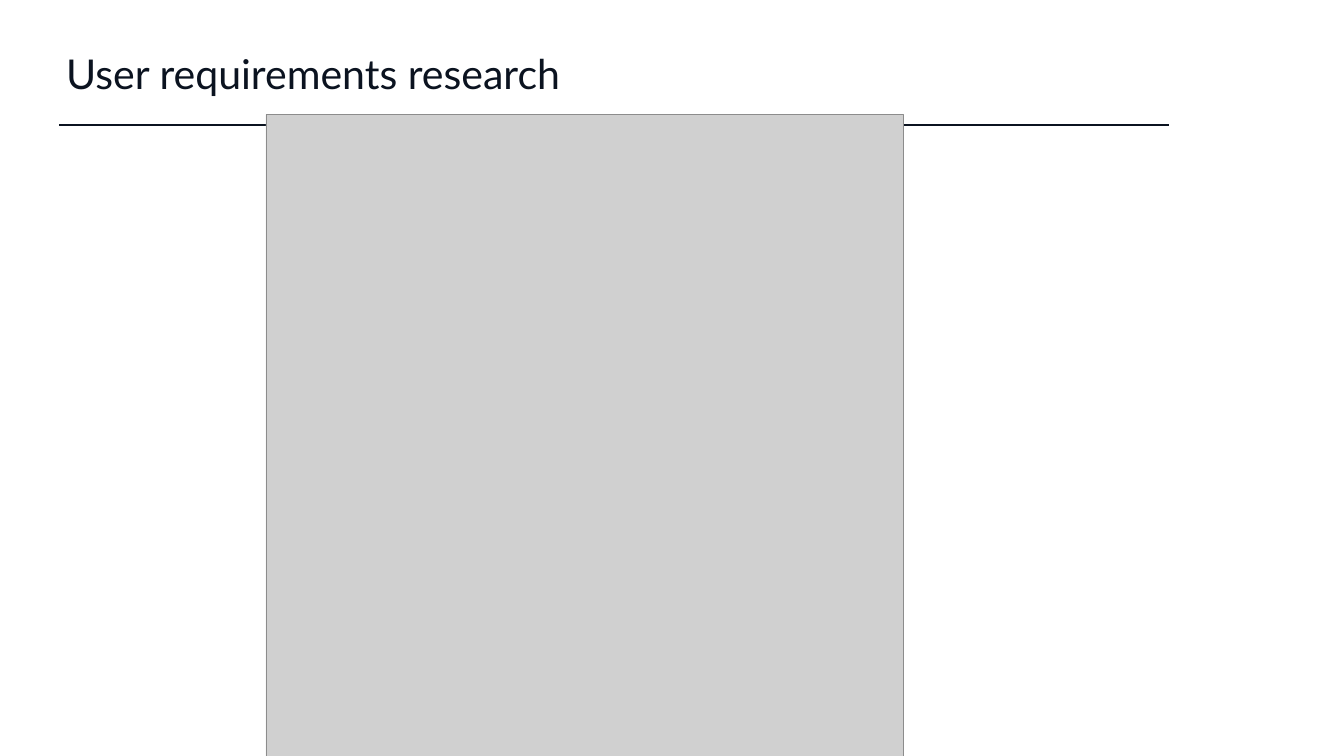
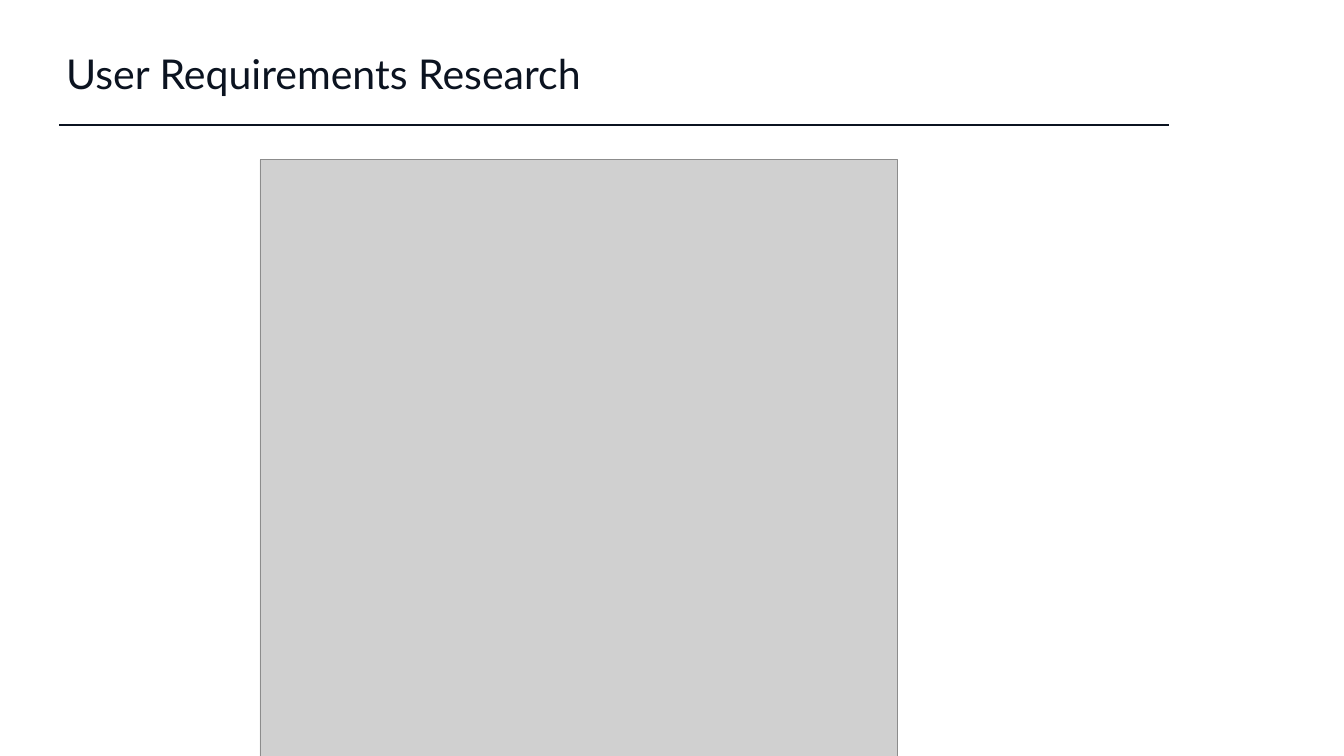
Before and after one commit to xiaoqianniu/map07-group03-test, a slide deck: slide 5 of Documents/sushi_project_summary.pptx (slide 3 before the commit). Drawn at 1344x756 pixels with LibreOffice and Linux fonts; fonts in the diff are those of the drawing; grey boxes stand for pictures. Boxes give left, top, right and bottom in pixels: in the first picture for what was removed or moved away, otherwise in the second. Text is boxed around its words. In the diff, an @@ line names an element or a change of style, - is before the commit and + after.

```diff
--- a/Documents/sushi_project_summary.pptx
+++ b/Documents/sushi_project_summary.pptx
@@ title at (x1=66, y1=58, x2=581, y2=96): text changed @@
-User requirements research
+User Requirements Research
@@ picture resized from (x1=266, y1=115, x2=904, y2=756) to (x1=260, y1=160, x2=898, y2=756) @@
```
Also in this commit, not shown: 2 other slides changed, 4 slides added, 1 slide removed.
